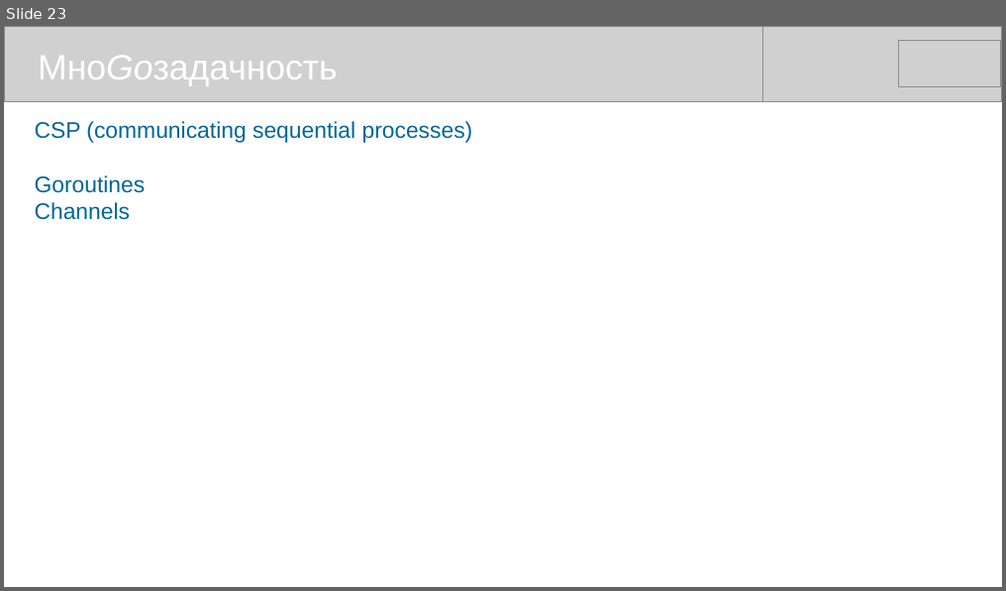
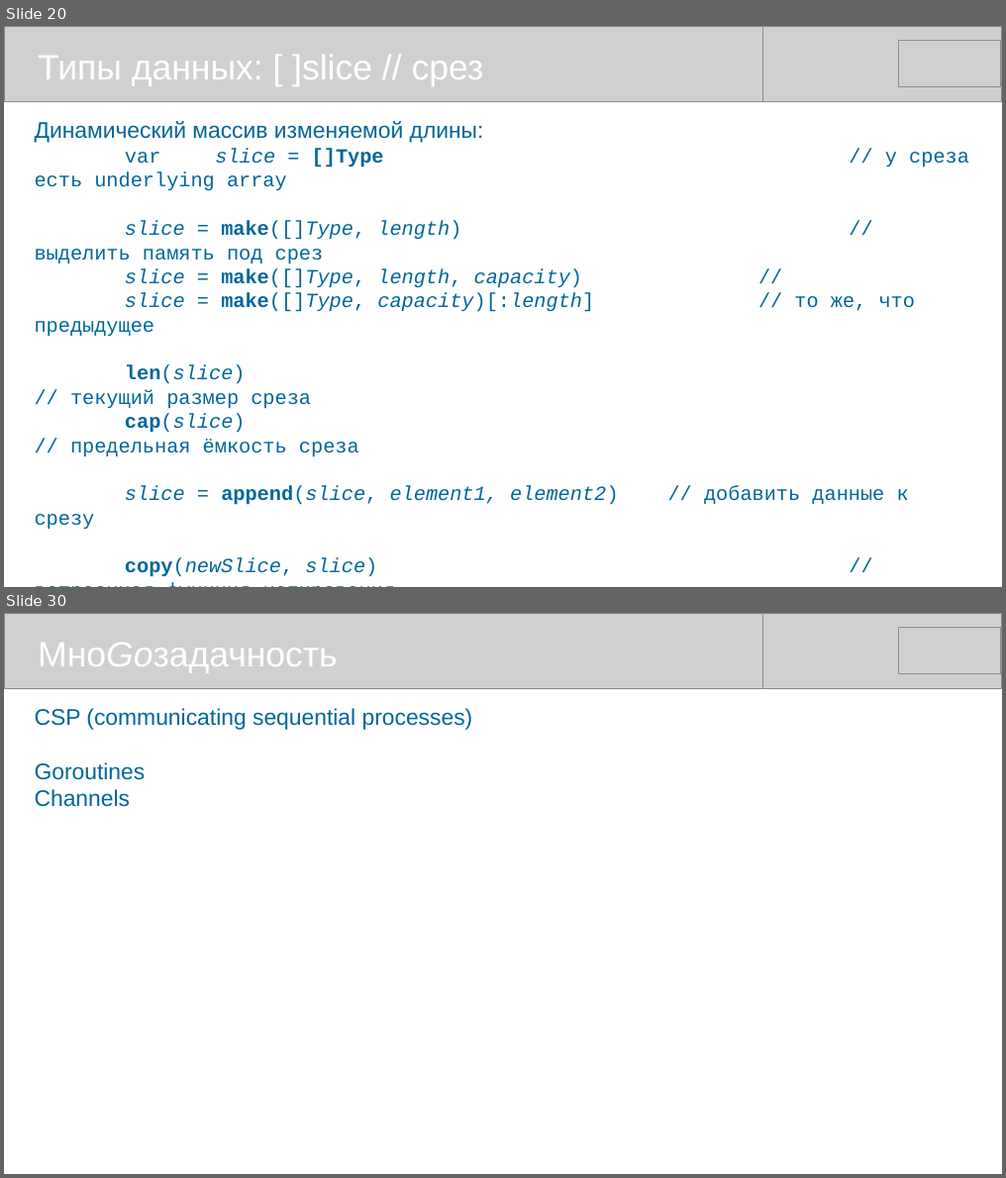
Before and after one commit to mike-shock/Go_language, a slide deck: Go_Intro.odp. Shown one above the other, each under a label of ours: slide 23 before the commit, slides 20 and 30 after it; the slides between them are not shown. The pictures are 1006x591 and 1006x1178 pixels, drawn with LibreOffice and Linux fonts; fonts in the diff are those of the drawing; grey boxes stand for pictures. Boxes give left, top, right and bottom in pixels: in the first picture for what was removed or moved away, otherwise in the second. Text is boxed around its words. In the diff, an @@ line names an element or a change of style, - is before the commit and + after.

```diff
--- a/Go_Intro.odp
+++ b/Go_Intro.odp
@@ slide 20 added at <box>4,26,1002,587</box>, background #FFFFFF @@
@@ picture added at <box>4,26,763,101</box> @@
@@ text added at <box>38,55,484,86</box>, 28 pt, text #FFFFFF @@
+Типы данных: [ ]slice // срез
@@ picture added at <box>243,26,1002,101</box> @@
@@ picture added at <box>899,41,1001,87</box> @@
@@ text added at <box>35,121,916,577</box>, 16 pt, text #006699 @@
+Динамический массив изменяемой длины:
+var slice = []Type // у среза есть underlying array
+slice = make([]Type, length) // выделить память под срез
+slice = make([]Type, length, capacity) //
+slice = make([]Type, capacity)[:length] // то же, что предыдущее
+len(slice) // текущий размер среза
+cap(slice) // предельная ёмкость среза
+slice = append(slice, element1, element2) // добавить данные к срезу
+copy(newSlice, slice) // встроенная функция копирования
@@ what was slide 23 is now slide 30 @@
```
Also in this commit, not shown: 14 slides changed, 7 other slides added.
